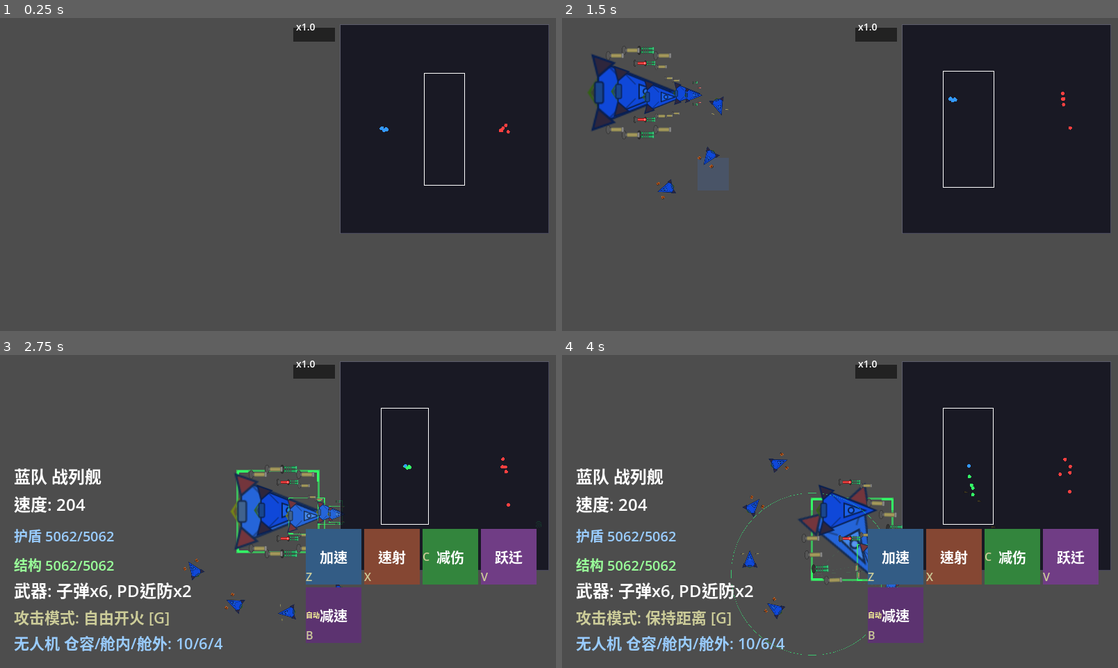
Above: before the commit, frames 1-4 (two rows, left to right).
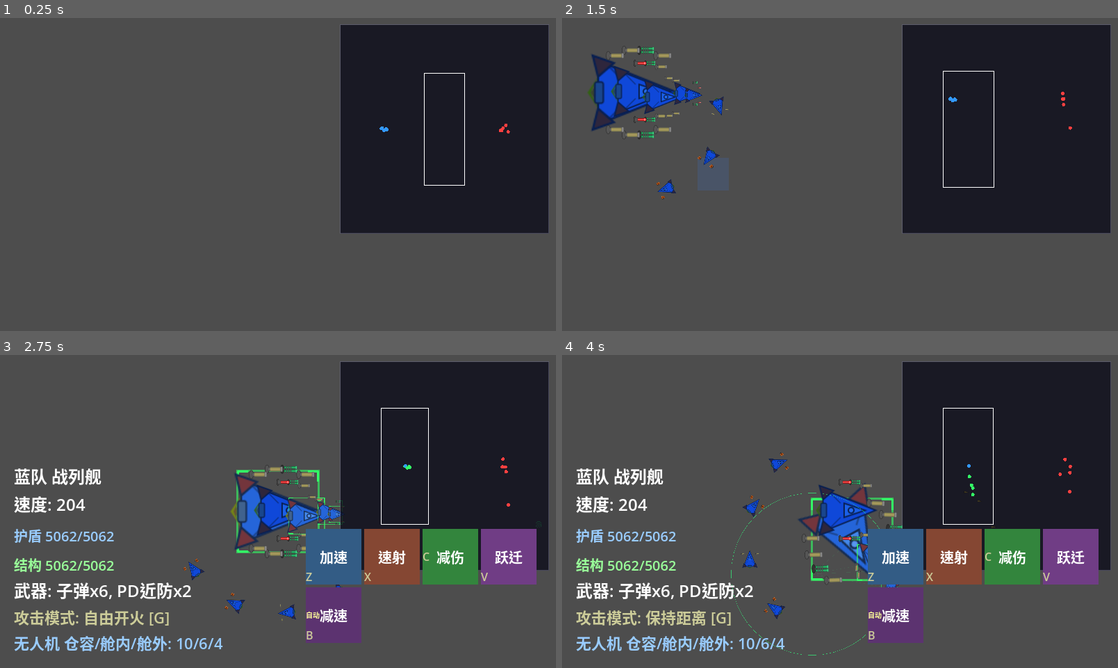
Above: after the commit, the same moments.

Repository: ZhanXuzhao/SpaceRTS
Game: Godot game, scene res://scenes/main.tscn
Two runs of this game, one before a commit and one after it. Both use one fixed random seed, a clock stepped at 60 frames per second and the inputs below.
Inputs (mouse positions are in pixels of both pictures, inside the frame that each line leads up to):
- Up to frame 1 (0.25 s): no input
- Up to frame 2 (1.5 s): tap Enter at 0.5 s; move the mouse to (962, 158) at 0.52 s; hold W 0.53-1.25 s; tap R at 0.6 s; click (962, 158) at 0.67 s; drag from (728, 190) to (634, 93) at 1.27 s
- Up to frame 3 (2.75 s): move the mouse to (333, 442) at 2.02 s; hold W from 2.03 s (still down); tap H at 2.1 s
- Up to frame 4 (4 s): release W at 2.75 s; drag from (812, 574) to (867, 514) at 2.77 s; move the mouse to (1006, 558) at 3.52 s; hold A from 3.53 s (still down); tap G at 3.6 s

The runs differ from the first frame. In frame 1, 0.3% of the frame differs, in the area x 52-61%, y 1-8%; in frame 2, 0.3%; in frame 3, 0.3%; in frame 4, 0.3%.

Commit message:
时间速度改为加倍减半，移除小地图速度显示

Diff:
--- a/scripts/main.gd
+++ b/scripts/main.gd
@@ -30,10 +30,8 @@
 # ----- 武器配置缓存（同型号共用一套）-----
 var _weapon_loadout_cache: Dictionary = {}
 
-# ----- 游戏速度（-/= 键调节）-----
+# ----- 游戏速度（- 减半 / = 加倍）-----
 var _game_speed: float = 1.0
-const SPEED_PRESETS: Array[float] = [0.1, 0.25, 0.5, 1.0, 1.5, 2.0, 3.0, 5.0]
-var _speed_preset_idx: int = 3  # 对应 1.0
 
 # ----- A 键攻击模式 -----
 var _attack_cursor_mode: bool = false
@@ -344,14 +342,12 @@
 			if _selected_units.size() > 0:
 				enter_skill_targeting_mode(4, _selected_units)
 
-		# ---- -/=：游戏减速/加速 ----
+		# ---- -/=：游戏速度减半/加倍 ----
 		elif event.keycode == KEY_MINUS and not event.echo:
-			_speed_preset_idx = max(0, _speed_preset_idx - 1)
-			_game_speed = SPEED_PRESETS[_speed_preset_idx]
+			_game_speed *= 0.5
 			Engine.time_scale = _game_speed
 		elif event.keycode == KEY_EQUAL and not event.echo:
-			_speed_preset_idx = min(SPEED_PRESETS.size() - 1, _speed_preset_idx + 1)
-			_game_speed = SPEED_PRESETS[_speed_preset_idx]
+			_game_speed *= 2.0
 			Engine.time_scale = _game_speed
 
 		# ---- Ctrl+数字：编队 ----
--- a/scripts/minimap.gd
+++ b/scripts/minimap.gd
@@ -70,15 +70,6 @@
 	draw_rect(map_rect, Color(0.05, 0.05, 0.1, 0.8), true)
 	draw_rect(map_rect, Color(0.4, 0.4, 0.5, 0.6), false, 1.0)
 
-	# 时间倍率显示（小地图左侧）
-	if font == null:
-		font = ThemeDB.fallback_font
-	var ts = "x" + str(Engine.time_scale)
-	var ts_pos = map_pos + Vector2(-64, 8)
-	# 背景小块
-	draw_rect(Rect2(map_pos.x - 68, map_pos.y + 4, 60, 20), Color(0.02, 0.02, 0.02, 0.6), true)
-	font.draw_string(get_canvas_item(), ts_pos, ts, HORIZONTAL_ALIGNMENT_LEFT, -1, 14, Color.WHITE)
-
 	# 绘制单位
 	for unit in units:
 		if not is_instance_valid(unit) or unit.hull <= 0:
